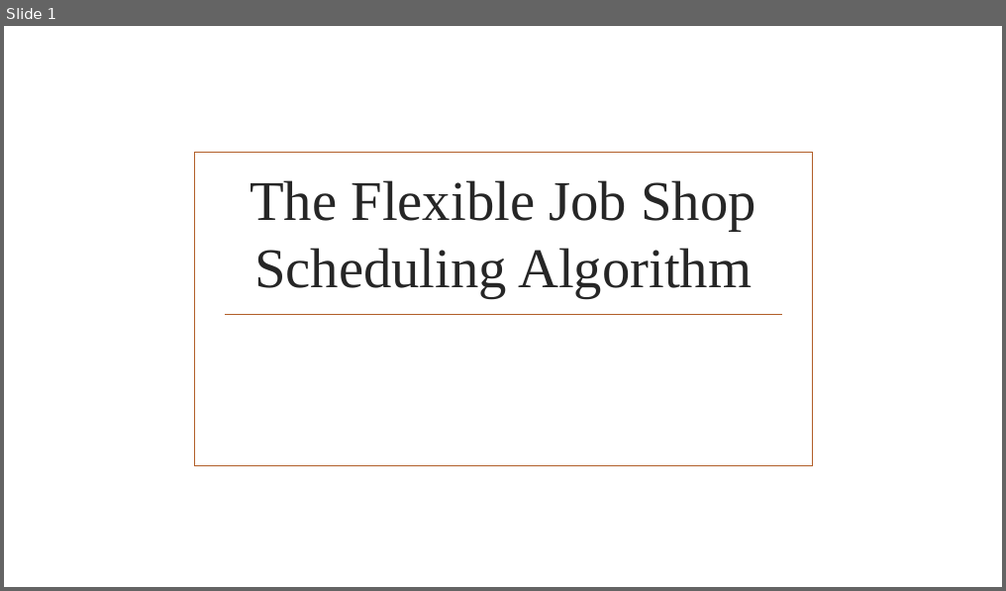
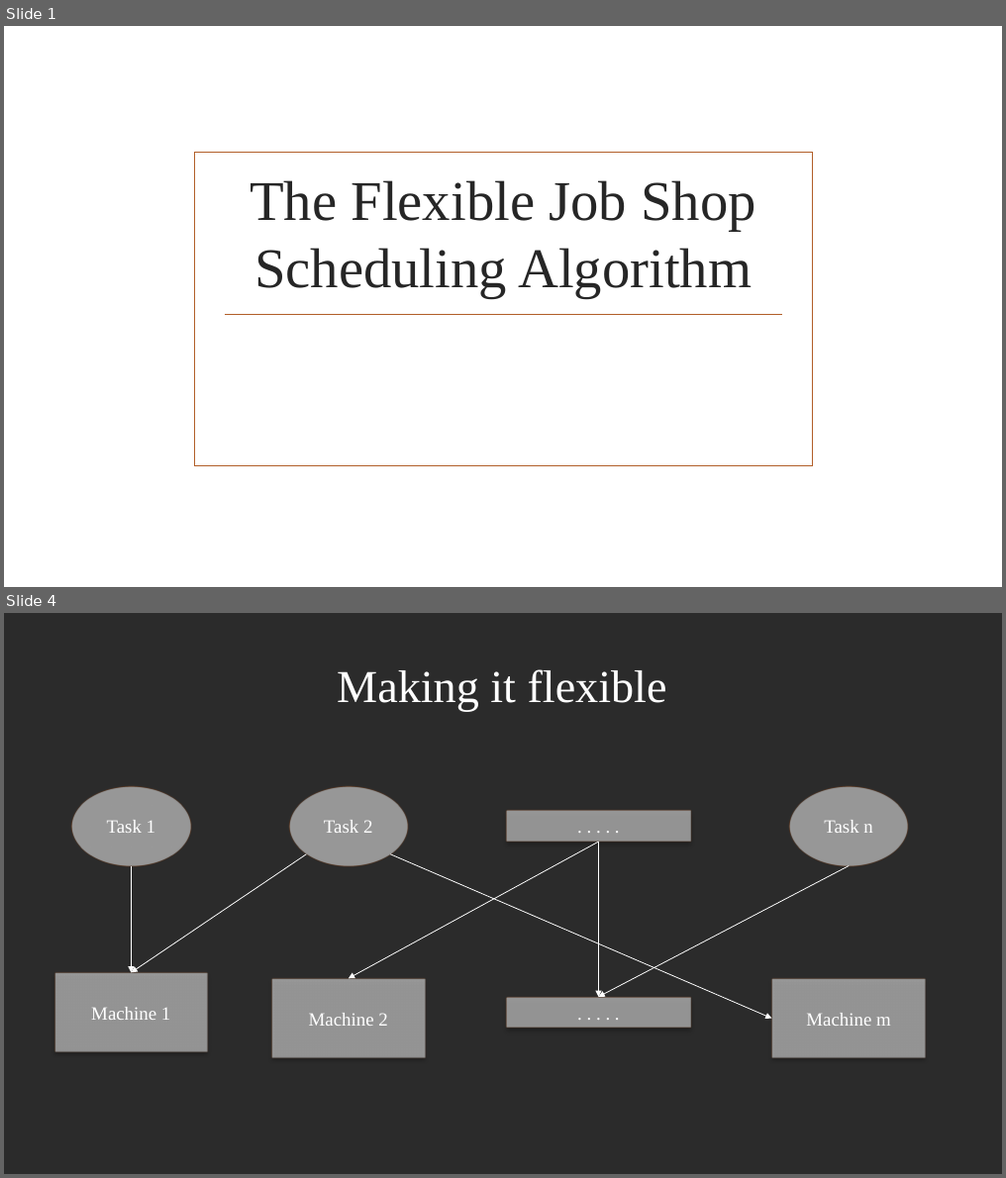
Before and after one commit to JaniR13/AdvAlgoProject, a slide deck: PowerpointSlides/The Flexible Job Shop Scheduling Algorithm.pptx. Shown one above the other, each under a label of ours: slide 1 before the commit, slides 1 and 4 after it; the slides between them are not shown. The pictures are 1006x591 and 1006x1178 pixels, drawn with LibreOffice and Linux fonts; fonts in the diff are those of the drawing; background and template pictures are left out; a plain dark background stands for a picture behind light text. Boxes give left, top, right and bottom in pixels: in the first picture for what was removed or moved away, otherwise in the second. Text is boxed around its words. In the diff, an @@ line names an element or a change of style, - is before the commit and + after.

```diff
--- a/PowerpointSlides/The Flexible Job Shop Scheduling Algorithm.pptx
+++ b/PowerpointSlides/The Flexible Job Shop Scheduling Algorithm.pptx
@@ slide 4 added at [4, 613, 1002, 1174], background picture (left out) @@
@@ title added at [337, 669, 667, 711], 44 pt, text #FFFFFF @@
+Making it flexible
@@ ellipse added at [72, 786, 191, 866], fill #DADADA at 63% opacity, outline #83461E 1.25 pt, 18 pt, text #FFFFFF @@
+Task 1
@@ ellipse added at [289, 786, 408, 866], fill #DADADA at 63% opacity, outline #83461E 1.25 pt, 18 pt, text #FFFFFF @@
+Task 2
@@ ellipse added at [789, 786, 908, 866], fill #DADADA at 63% opacity, outline #83461E 1.25 pt, 18 pt, text #FFFFFF @@
+Task n
@@ rectangle added at [506, 811, 691, 842], fill #DADADA at 63% opacity, outline #83461E 1.25 pt, 18 pt, text #FFFFFF @@
+. . . . .
@@ arrow added from (598, 842) to (349, 979), #FFFFFF 0.75 pt @@
@@ arrow added from (598, 842) to (598, 997), #FFFFFF 0.75 pt @@
@@ arrow added from (132, 866) to (132, 973), #FFFFFF 0.75 pt @@
@@ arrow added from (307, 854) to (132, 973), #FFFFFF 0.75 pt @@
@@ arrow added from (390, 854) to (772, 1019), #FFFFFF 0.75 pt @@
@@ arrow added from (849, 866) to (598, 997), #FFFFFF 0.75 pt @@
@@ rectangle added at [54, 973, 208, 1054], fill #DADADA at 63% opacity, outline #83461E 1.25 pt, 18 pt, text #FFFFFF @@
+Machine 1
@@ rectangle added at [271, 979, 425, 1059], fill #DADADA at 63% opacity, outline #83461E 1.25 pt, 18 pt, text #FFFFFF @@
+Machine 2
@@ rectangle added at [506, 997, 691, 1029], fill #DADADA at 63% opacity, outline #83461E 1.25 pt, 18 pt, text #FFFFFF @@
+. . . . .
@@ rectangle added at [772, 979, 926, 1059], fill #DADADA at 63% opacity, outline #83461E 1.25 pt, 18 pt, text #FFFFFF @@
+Machine m
```
Also in this commit, not shown: 2 other slides added.
